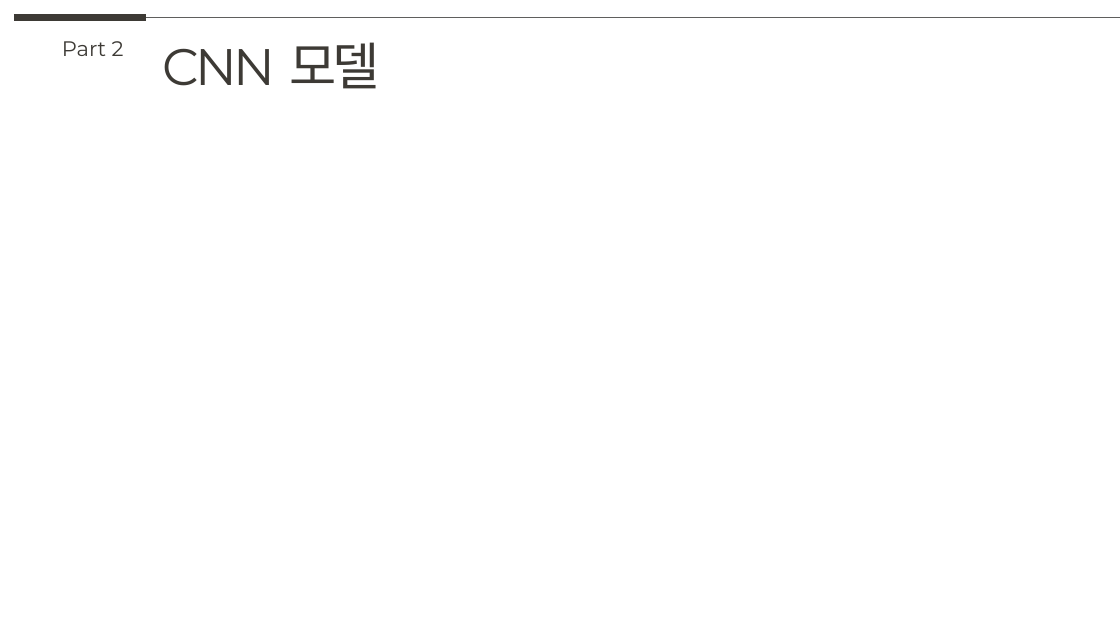
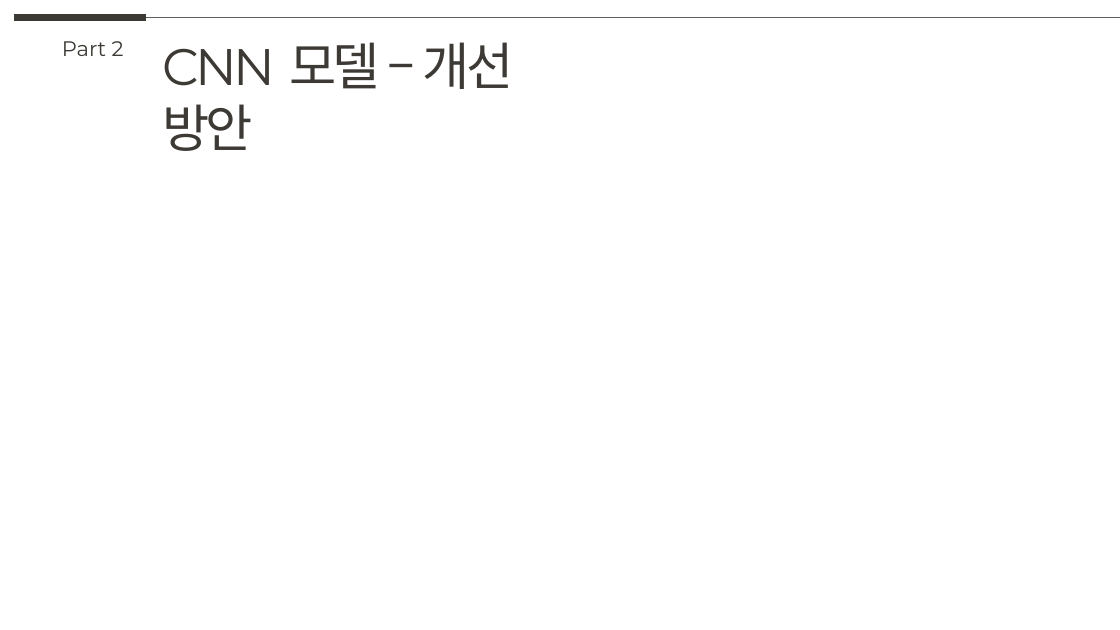
Before and after one commit to knudatascientists/lg-innotek-projects, a slide deck: slide 31 of docs/중간_보고서.pptx (slide 24 before the commit). Drawn at 1120x630 pixels with LibreOffice and Linux fonts; fonts in the diff are those of the drawing. Boxes give left, top, right and bottom in pixels: in the first picture for what was removed or moved away, otherwise in the second. Text is boxed around its words. In the diff, an @@ line names an element or a change of style, - is before the commit and + after.

```diff
--- a/docs/중간_보고서.pptx
+++ b/docs/중간_보고서.pptx
@@ text at (x1=162, y1=42, x2=514, y2=151): text changed @@
-CNN 모델
+CNN 모델 – 개선 방안
```
Also in this commit, not shown: 19 other slides changed, 13 slides added, 1 slide removed, 18 other files.
